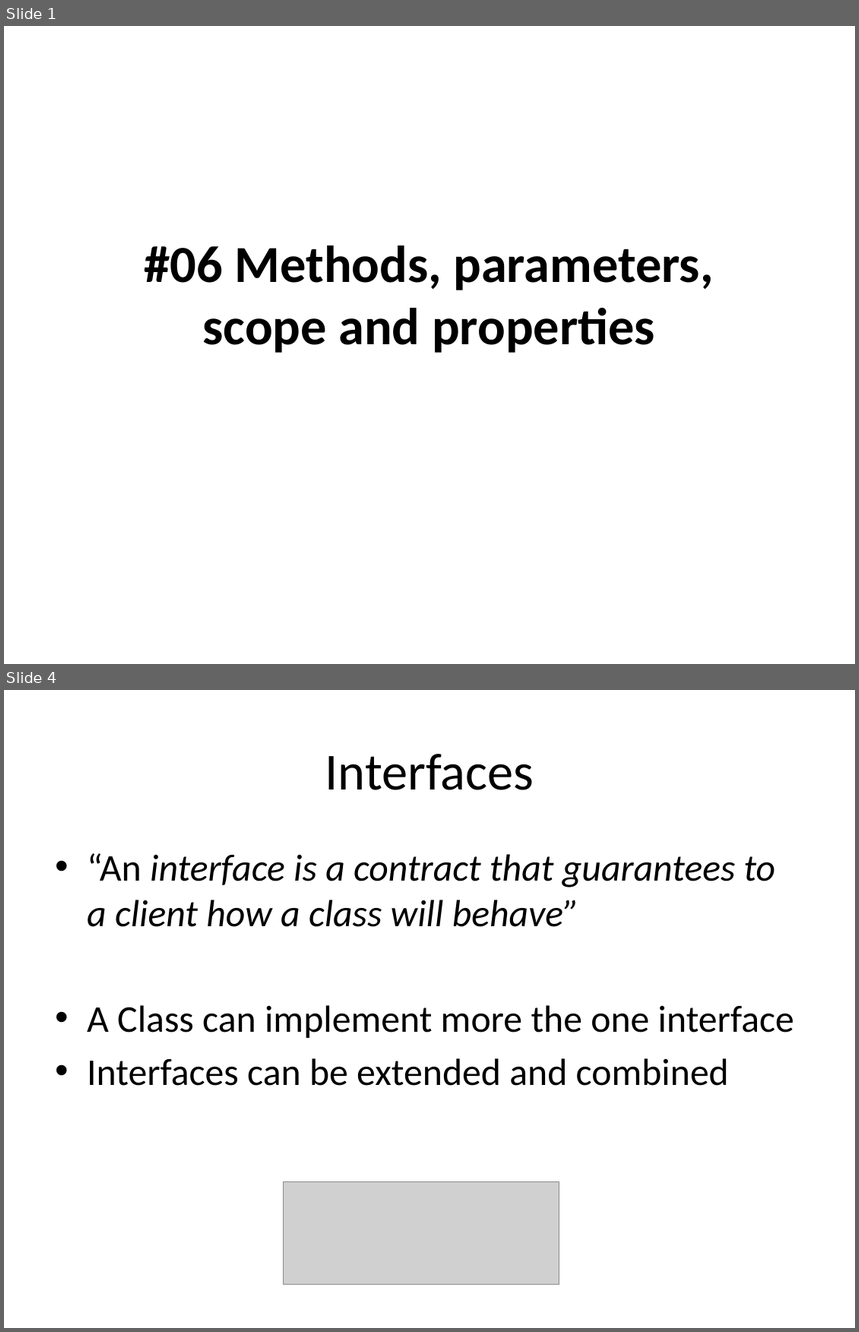
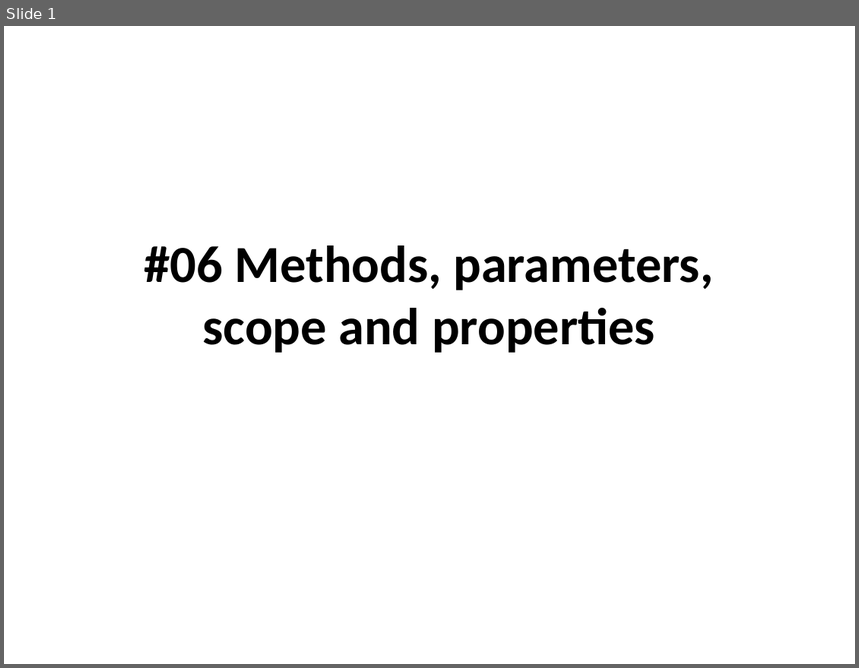
Before and after one commit to isurup/kalle-martin-group, a slide deck: OOPExam/06 Methods, parameters, scope and properties.pptx. Shown one above the other, each under a label of ours: slides 1 and 4 before the commit, slide 1 after it; the slides between them are not shown. The pictures are 859x1332 and 859x668 pixels, drawn with LibreOffice and Linux fonts; fonts in the diff are those of the drawing; grey boxes stand for pictures. Boxes give left, top, right and bottom in pixels: in the first picture for what was removed or moved away, otherwise in the second. Text is boxed around its words. In the diff, an @@ line names an element or a change of style, - is before the commit and + after.

```diff
--- a/OOPExam/06 Methods, parameters, scope and properties.pptx
+++ b/OOPExam/06 Methods, parameters, scope and properties.pptx
@@ slide 4 removed at [4, 690, 855, 1328], background #FFFFFF @@
@@ title removed at [325, 754, 534, 790] @@
-Interfaces
@@ text removed at [87, 853, 794, 1086] @@
-• “An interface is a contract that guarantees to a client how a class will behave”
-• A Class can implement more the one interface
-• Interfaces can be extended and combined
@@ picture removed at [283, 1182, 560, 1285] @@
```
Also in this commit, not shown: 1 slide changed, 8 slides added, 6 other slides removed.
